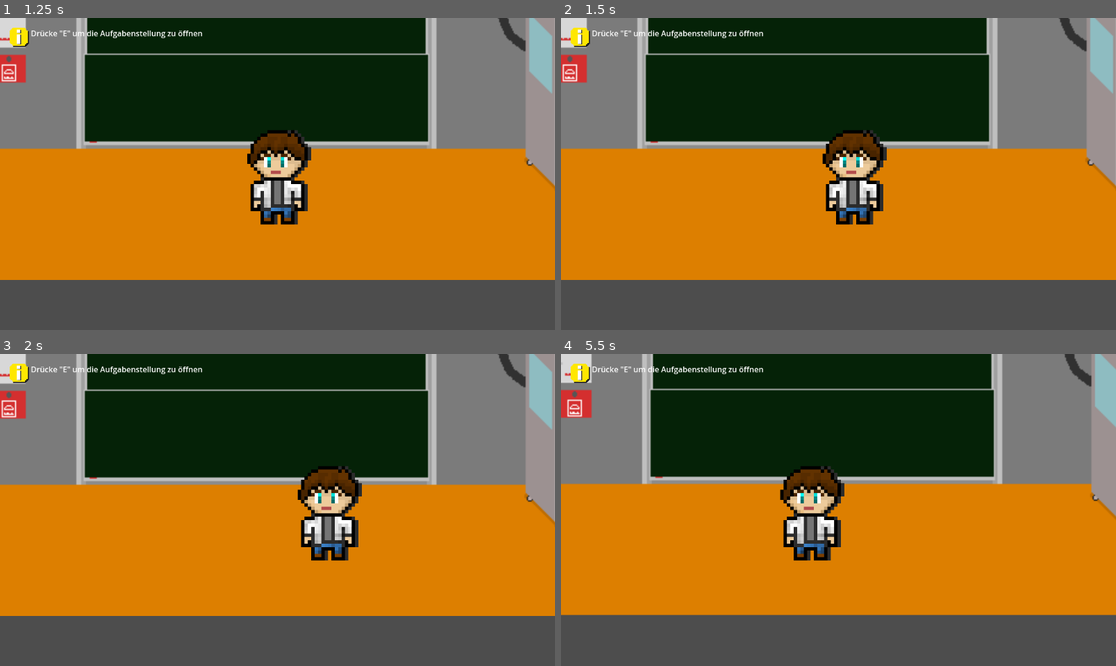
Above: before the commit, frames 1-4 (two rows, left to right).
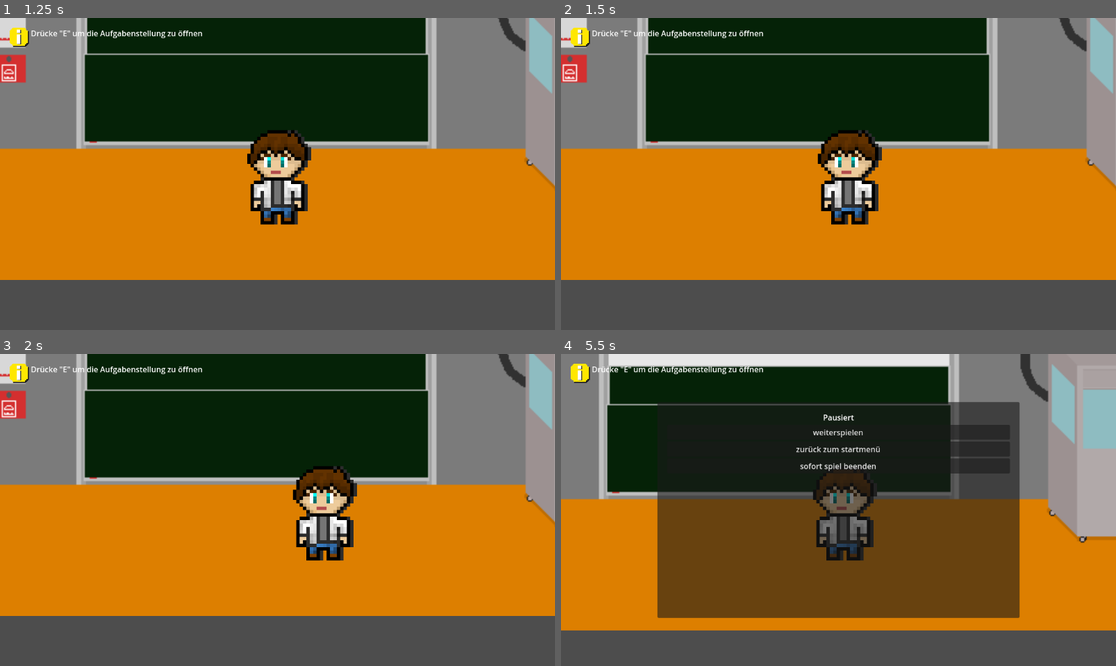
Above: after the commit, the same moments.

Repository: LuigiZwei/WGG-P-Seminar-Softwareentwicklung
Game: Godot game, scene res://scenes/node_2d.tscn
Two runs of this game, one before a commit and one after it. Both use one fixed random seed, a clock stepped at 60 frames per second and the inputs below.
Inputs:
- Up to frame 1 (1.25 s): click "Start" at 0.5 s
- Up to frame 2 (1.5 s): tap E (task, bound only after the commit) at 1.25, 1.35 s; hold Right (ui_right) from 1.28 s (still down)
- Up to frame 3 (2 s): keep holding Right (ui_right)
- Up to frame 4 (5.5 s): tap E (task, bound only after the commit) at 2, 2.3, 2.75, 2.85, 3.5, 3.6, 4.25, 4.55, 5, 5.1 s; release Right (ui_right) at 2.03 s; hold Down (ui_down) 2.03-2.78 s; tap Shift (sprint) at 2.1 s; hold Right (ui_right) 2.78-3.53 s; hold Up (ui_up) 3.53-4.28 s; hold Shift (sprint) 4.28-5.03 s; hold Left (ui_left) from 4.28 s (still down); tap Escape (pause) at 4.9 s

Frame 1 is identical in both runs. In frame 2, 2.1% of the frame differs, in the area x 46-59%, y 35-67%; in frame 3, 2.1%; in frame 4, 54%, in the area x 0-100%, y 0-89%.
Error before the commit: Invalid access to property or key 'visible' on a base object of type 'null instance'. (res://scripts/main.gd:59)

Commit message:
fixed changes with last push

Diff:
--- a/project.godot
+++ b/project.godot
@@ -12,7 +12,7 @@
 
 config/name="P-Seminar-Informatik"
 run/main_scene="res://scenes/node_2d.tscn"
-config/features=PackedStringArray("4.1", "Forward Plus")
+config/features=PackedStringArray("4.2", "Forward Plus")
 config/icon="res://assets/icon.svg"
 
 [editor]
@@ -55,3 +55,8 @@
 "events": [Object(InputEventKey,"resource_local_to_scene":false,"resource_name":"","device":0,"window_id":0,"alt_presse …(181 unchanged characters)…
 ]
 }
+task={
+"deadzone": 0.5,
+"events": [Object(InputEventKey,"resource_local_to_scene":false,"resource_name":"","device":-1,"window_id":0,"alt_pressed":false,"shift_pressed":false,"ctrl_pressed":false,"meta_pressed":false,"pressed":false,"keycode":0,"physical_keycode":69,"key_label":0,"unicode":101,"echo":false,"script":null)
+]
+}
--- a/scripts/main.gd
+++ b/scripts/main.gd
@@ -5,9 +5,11 @@
 var player_scene
 var player_instance
 var status
+var sound_player := AudioStreamPlayer.new()
 
 # Called when the node enters the scene tree for the first time.
 func _ready():
+	add_child(sound_player)
 	# status dient als variable, die aussagen soll, was gerade passiert
 	# kann man wahrscheinlich irgendwie besser machen, aber es kann nützlich sein um
 	# gleichzeitig vieles zu deaktivieren, was an einem bestimmten moment nicht passieren soll
@@ -96,6 +98,9 @@
 			$player.player_sprint_speed = 0
 
 func switch_room(new_room):
+	var sound_effect = load("res://assets/sound effecs/scream_A♭_minor__bpm_54.mp3")
+	sound_player.stream = sound_effect
+	sound_player.play()
 	$current_room.set_name("old_room")
 	# löschung des alten zimmers
 	# umbenennung auf "old_room" sodass das neue zimmer sofort auf "current_room" umbenannt werden kann
--- a/scripts/player.gd
+++ b/scripts/player.gd
@@ -12,8 +12,10 @@
 	if(is_visible()):
 		if Input.is_action_pressed("sprint"):
 			speed = player_sprint_speed
+
 		else:
 			speed = player_speed
+
 		if Input.is_action_pressed("ui_left"):
 			velocity += Vector2.LEFT
 		if Input.is_action_pressed("ui_right"):
--- a/scripts/task_scene_script.gd
+++ b/scripts/task_scene_script.gd
@@ -36,4 +36,4 @@
 		if(task_output.has_focus()):
 			task_output.release_focus()
 	else:
-		# falsche antwort
+		pass
Not shown, added: assets/sound effecs/scream_A♭_minor__bpm_54.mp3.import
Not shown, added: assets/sound effecs/scream_A♭_minor__bpm_54.mp3
Not shown, added: scenes/nod2FB5.tmp
Not shown, added: story-backups/Chapter_2(1).docx
Not shown, added: story-backups/Chapter_2(2).docx
Not shown, added: story-backups/Grundaufgaben.pdf
Not shown, added: story-backups/Raetselliste.docx
Not shown, added: story-backups/Zum_Start_befinden_wir_uns_im_Homescreen(1).docx
Not shown, added: story-backups/Zum_Start_befinden_wir_uns_im_Homescreen.docx
